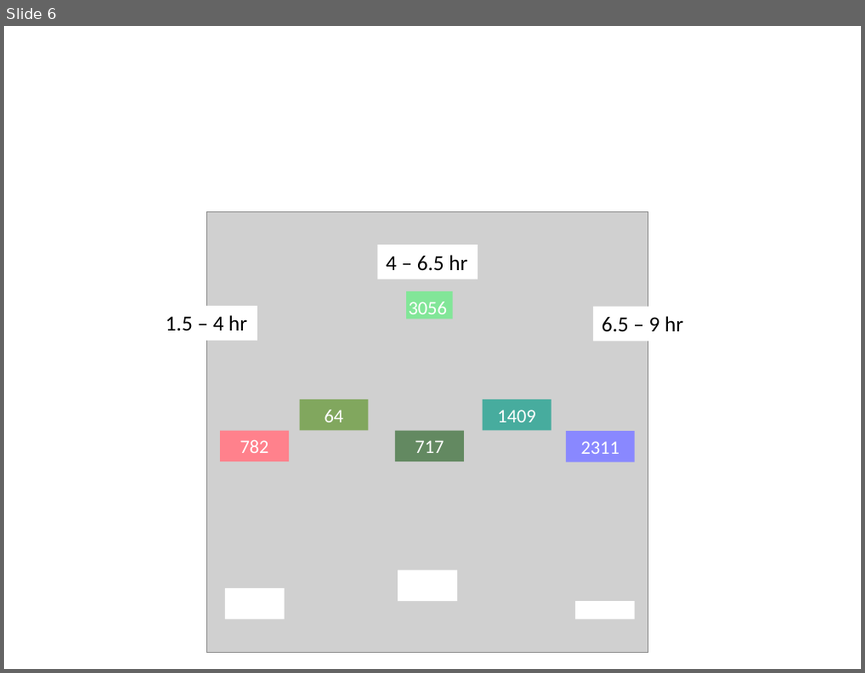
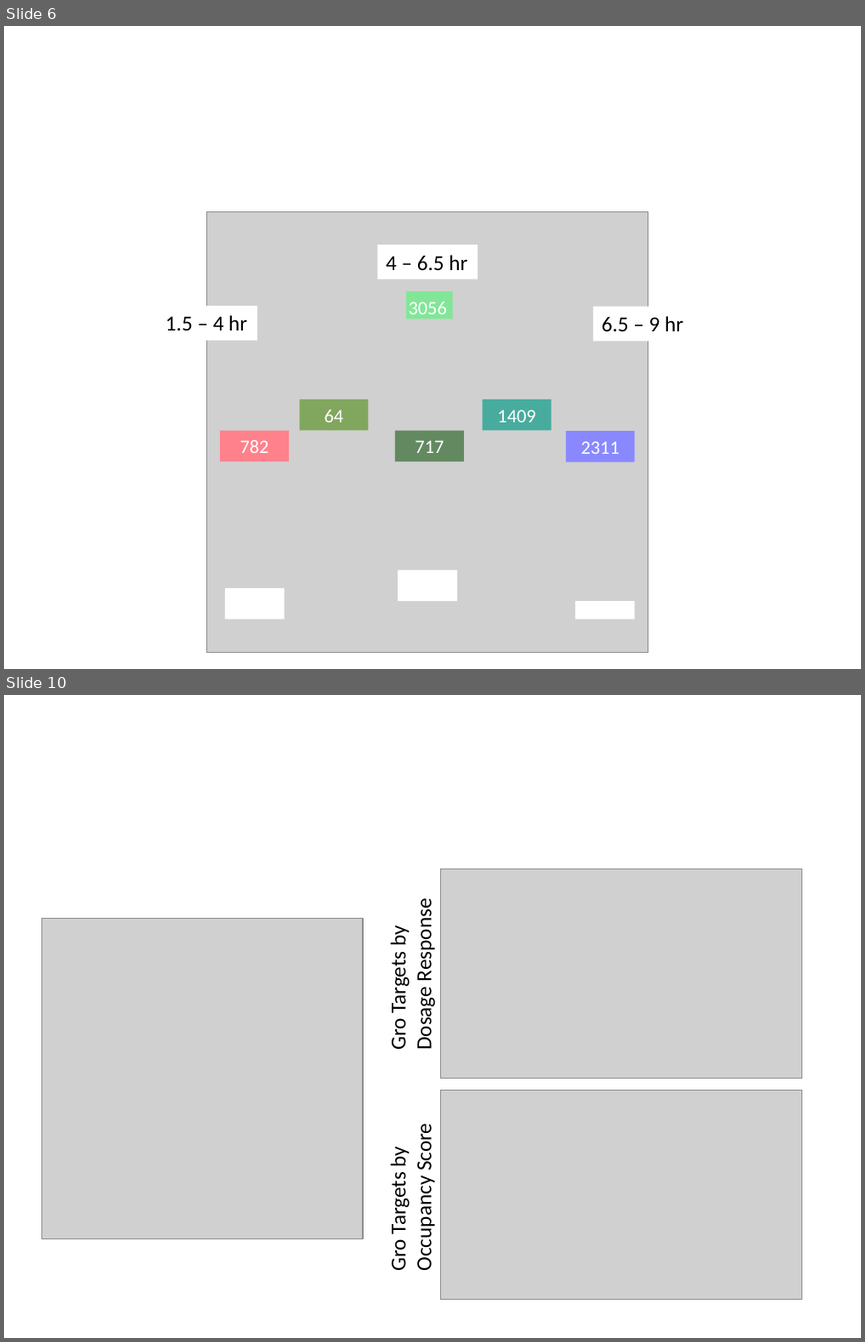
Before and after one commit to mdchambers/dissertation, a slide deck: presentations/defense_unused.pptx. Shown one above the other, each under a label of ours: slide 6 before the commit, slides 6 and 10 after it; the slides between them are not shown. The pictures are 865x673 and 865x1342 pixels, drawn with LibreOffice and Linux fonts; fonts in the diff are those of the drawing; grey boxes stand for pictures. Boxes give left, top, right and bottom in pixels: in the first picture for what was removed or moved away, otherwise in the second. Text is boxed around its words. In the diff, an @@ line names an element or a change of style, - is before the commit and + after.

```diff
--- a/presentations/defense_unused.pptx
+++ b/presentations/defense_unused.pptx
@@ slide 10 added at (4, 695, 861, 1338), background #FFFFFF @@
@@ picture added at (440, 869, 801, 1078) @@
@@ picture added at (42, 918, 363, 1238) @@
@@ text added at (385, 906, 438, 1049), 18 pt, text #000000 @@
+Gro Targets by Dosage Response
@@ picture added at (440, 1089, 801, 1299) @@
@@ text added at (385, 1128, 438, 1270), 18 pt, text #000000 @@
+Gro Targets by Occupancy Score
```
Also in this commit, not shown: 9 other slides added, 1 slide removed, 4 other files.
